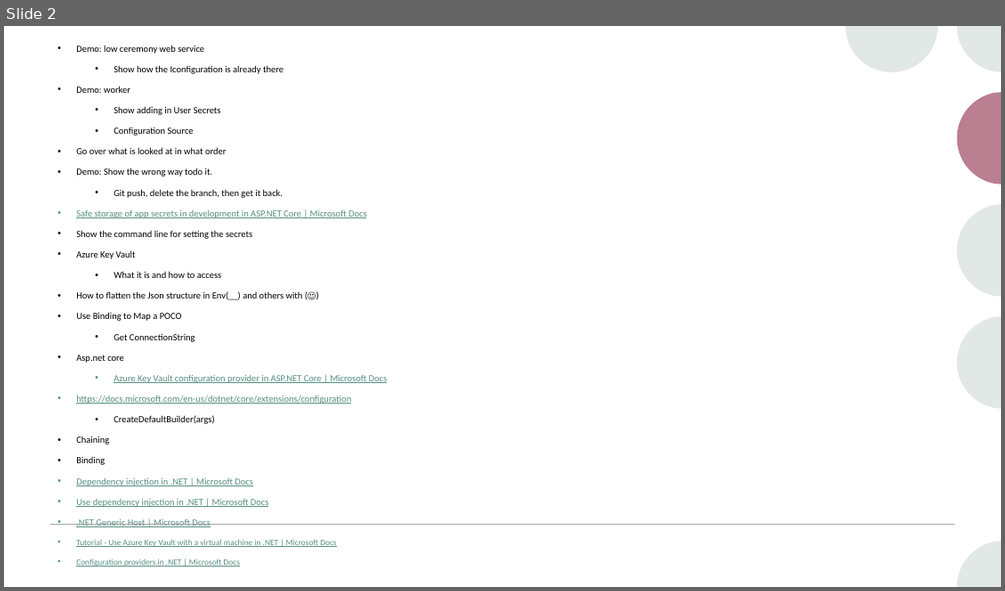
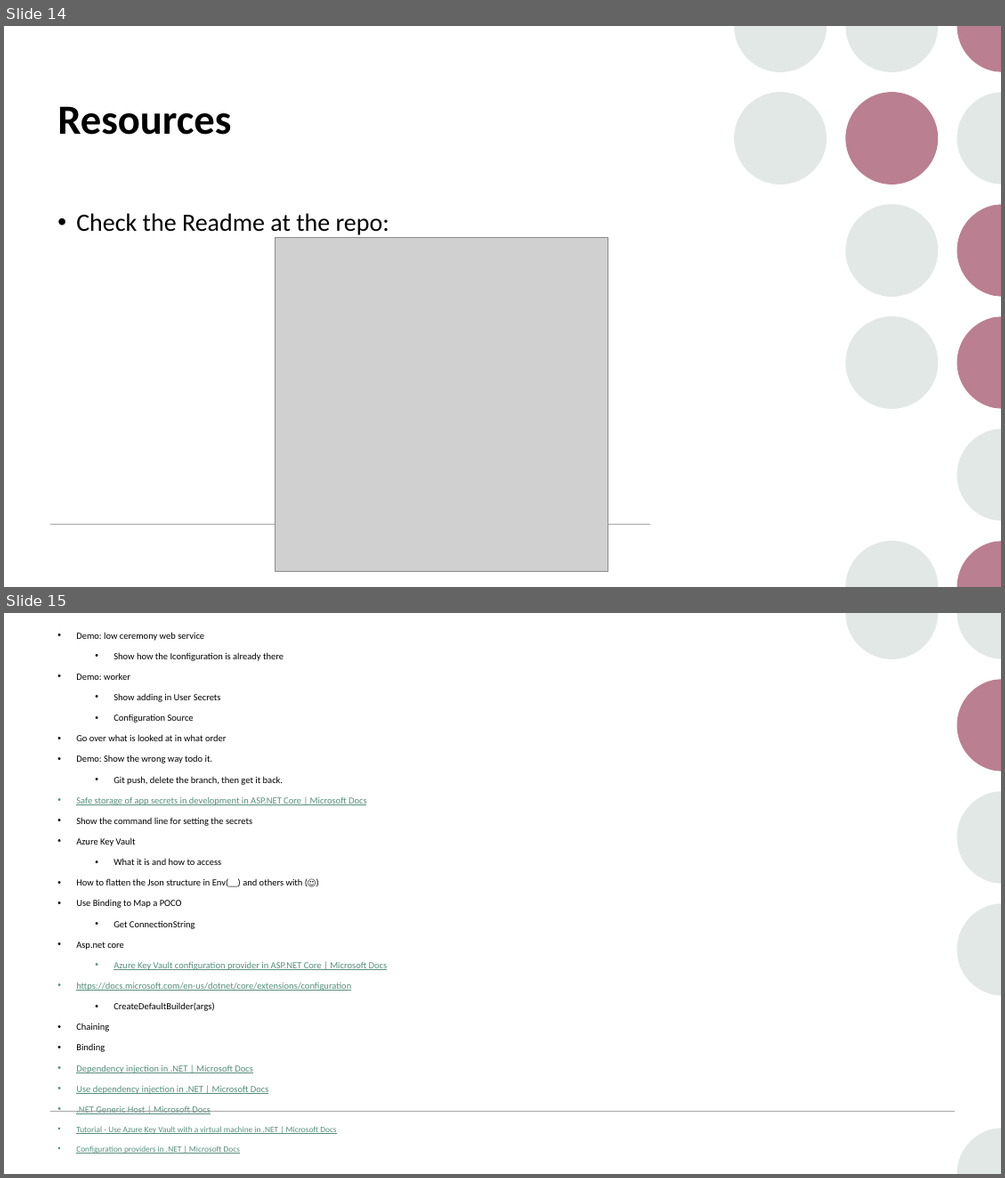
Before and after one commit to pulcher/stop-checking-in-secrets, a slide deck: stop-checking-in-secrets.pptx. Shown one above the other, each under a label of ours: slide 2 before the commit, slides 14 and 15 after it. The pictures are 1005x591 and 1005x1178 pixels, drawn with LibreOffice and Linux fonts; fonts in the diff are those of the drawing; grey boxes stand for pictures. Boxes give left, top, right and bottom in pixels: in the first picture for what was removed or moved away, otherwise in the second. Text is boxed around its words. In the diff, an @@ line names an element or a change of style, - is before the commit and + after.

```diff
--- a/stop-checking-in-secrets.pptx
+++ b/stop-checking-in-secrets.pptx
@@ slide 14 added at [4, 26, 1001, 587], background #FFFFFF; not listed: 8 template elements that a slide beside it also shows @@
@@ group added at [734, 26, 938, 409]: 4 ellipses, 1 freeform shape @@
@@ title added at [57, 106, 231, 135], 40 pt, text #000000, bold @@
+Resources
@@ text added at [76, 213, 389, 235], 24 pt, text #000000 @@
+• Check the Readme at the repo:
@@ picture added at [275, 238, 608, 571] @@
@@ line added from (50, 524) to (650, 524), #A6A6A6 1 pt @@
@@ what was slide 2 is now slide 15 @@
```
Also in this commit, not shown: 1 slide changed, 12 other slides added, 1 other file.
